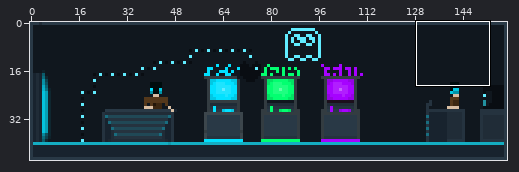
Sprite sheet, stored at Shadowbeta2/Assets/Sprites/Cyber Cafe.png. The first picture is a wide view before the edit; the outline marks the close-up.
Close-up. Old version:
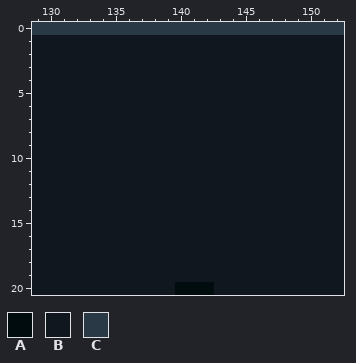
The file is 159x46 pixels. Colours within 5 levels of each other are drawn and written as one. Shown: x 129..152, y 0..20. The commit also changed other parts of the picture, which this record leaves out.
Palette (. is transparent): A #000c0d  B #10171e  C #293946
Pixels before, first column x 129:
 0 CCCCCCCCCCCCCCCCCCCCCCCC
 1 BBBBBBBBBBBBBBBBBBBBBBBB
 2 BBBBBBBBBBBBBBBBBBBBBBBB
 3 BBBBBBBBBBBBBBBBBBBBBBBB
 4 BBBBBBBBBBBBBBBBBBBBBBBB
 5 BBBBBBBBBBBBBBBBBBBBBBBB
 6 BBBBBBBBBBBBBBBBBBBBBBBB
 7 BBBBBBBBBBBBBBBBBBBBBBBB
 8 BBBBBBBBBBBBBBBBBBBBBBBB
 9 BBBBBBBBBBBBBBBBBBBBBBBB
10 BBBBBBBBBBBBBBBBBBBBBBBB
11 BBBBBBBBBBBBBBBBBBBBBBBB
12 BBBBBBBBBBBBBBBBBBBBBBBB
13 BBBBBBBBBBBBBBBBBBBBBBBB
14 BBBBBBBBBBBBBBBBBBBBBBBB
15 BBBBBBBBBBBBBBBBBBBBBBBB
16 BBBBBBBBBBBBBBBBBBBBBBBB
17 BBBBBBBBBBBBBBBBBBBBBBBB
18 BBBBBBBBBBBBBBBBBBBBBBBB
19 BBBBBBBBBBBBBBBBBBBBBBBB
20 BBBBBBBBBBBAAABBBBBBBBBB
And afterwards:
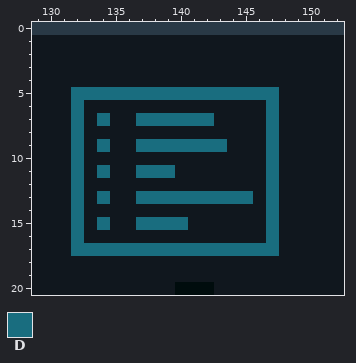
Colours new in this view: D #196d7f
Difference:
y 5: x 132..147 BBBBBBBBBBBBBBBB -> DDDDDDDDDDDDDDDD
y 6: x 132 B -> D; x 147 B -> D
y 7: x 132 B -> D; x 134 B -> D; x 137..142 BBBBBB -> DDDDDD; x 147 B -> D
y 8: x 132 B -> D; x 147 B -> D
y 9: x 132 B -> D; x 134 B -> D; x 137..143 BBBBBBB -> DDDDDDD; x 147 B -> D
y 10: x 132 B -> D; x 147 B -> D
y 11: x 132 B -> D; x 134 B -> D; x 137..139 BBB -> DDD; x 147 B -> D
y 12: x 132 B -> D; x 147 B -> D
y 13: x 132 B -> D; x 134 B -> D; x 137..145 BBBBBBBBB -> DDDDDDDDD; x 147 B -> D
y 14: x 132 B -> D; x 147 B -> D
y 15: x 132 B -> D; x 134 B -> D; x 137..140 BBBB -> DDDD; x 147 B -> D
y 16: x 132 B -> D; x 147 B -> D
y 17: x 132..147 BBBBBBBBBBBBBBBB -> DDDDDDDDDDDDDDDD
